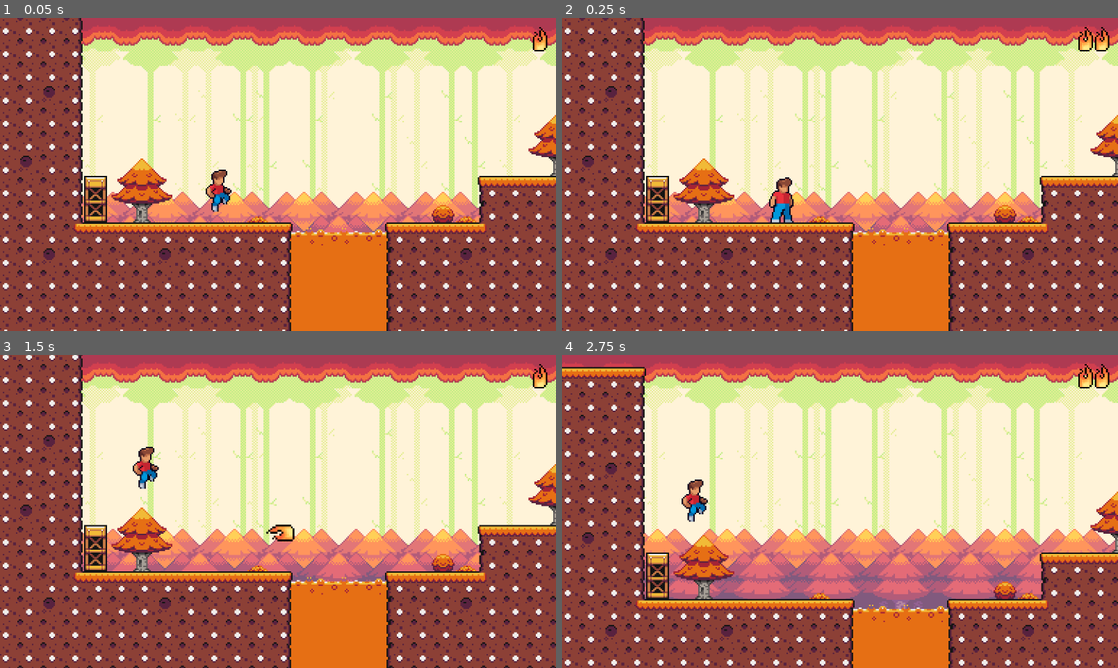
Above: before the commit, frames 1-4 (two rows, left to right).
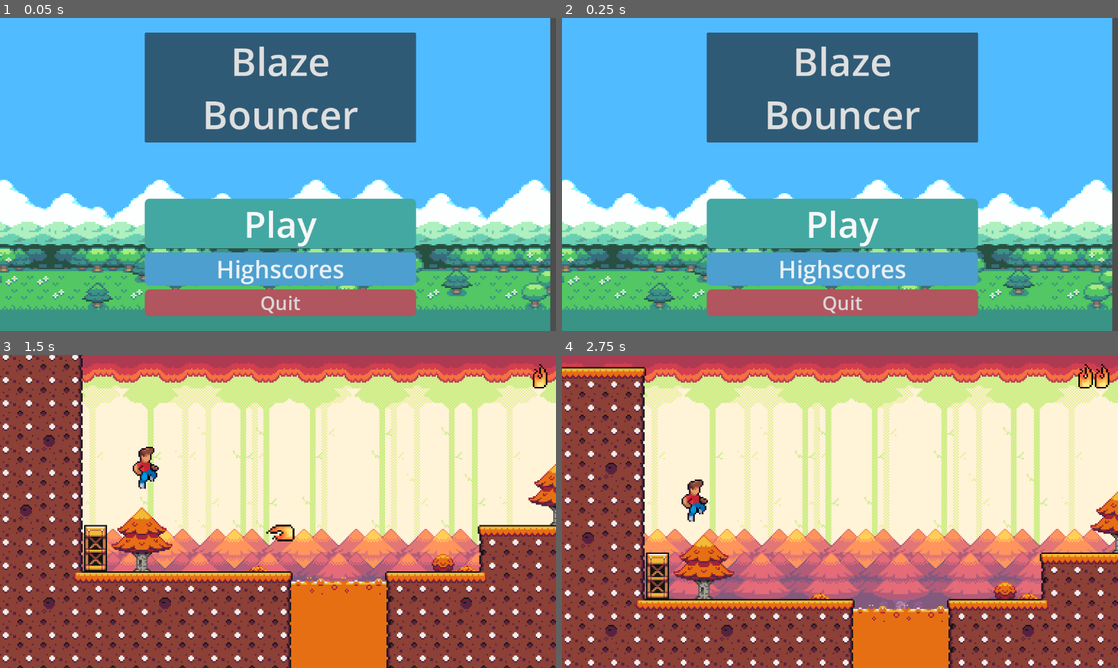
Above: after the commit, the same moments.

Repository: levi-wj/CSE310-group
Game: Godot game, scene res://main_menu.tscn
The game is run twice, just before and just after one commit, with the same random seed, the same clock (stepped at 60 frames per second) and the same inputs. Before the commit the project starts from res://Fall_Level.tscn.
Inputs (mouse positions are in pixels of both pictures, inside the frame that each line leads up to):
- Up to frame 1 (0.05 s): no input
- Up to frame 2 (0.25 s): no input
- Up to frame 3 (1.5 s): click (278, 561) at 0.5 s, where only the run after the commit has a clickable "Play"; tap Enter (ui_accept) at 1.25 s; hold Right (bullet_right) from 1.28 s (still down)
- Up to frame 4 (2.75 s): keep holding Right (bullet_right); tap Enter (ui_accept) at 1.52, 2.27 s

The runs differ from the first frame. In frame 1, 100% of the frame differs, in the area x 0-100%, y 0-100%; in frame 2, 100%; in frame 3, less than 0.1%; in frame 4, nothing differs.

Commit message:
Renamed spring level

Diff:
--- a/project.godot
+++ b/project.godot
@@ -11,7 +11,7 @@
 [application]
 
 config/name="Team Project"
-run/main_scene="res://Fall_Level.tscn"
+run/main_scene="res://main_menu.tscn"
 config/features=PackedStringArray("4.1", "Forward Plus")
 config/icon="res://icon.svg"
 
Renamed: Spring_Level.tscn -> Spring_Level_1.tscn
